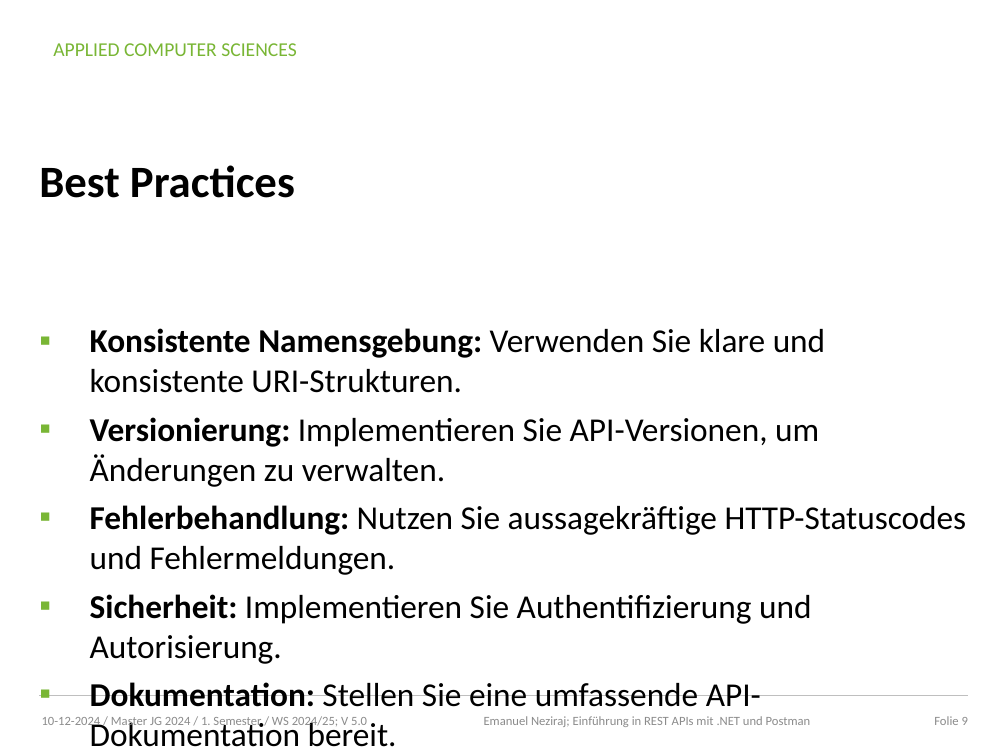
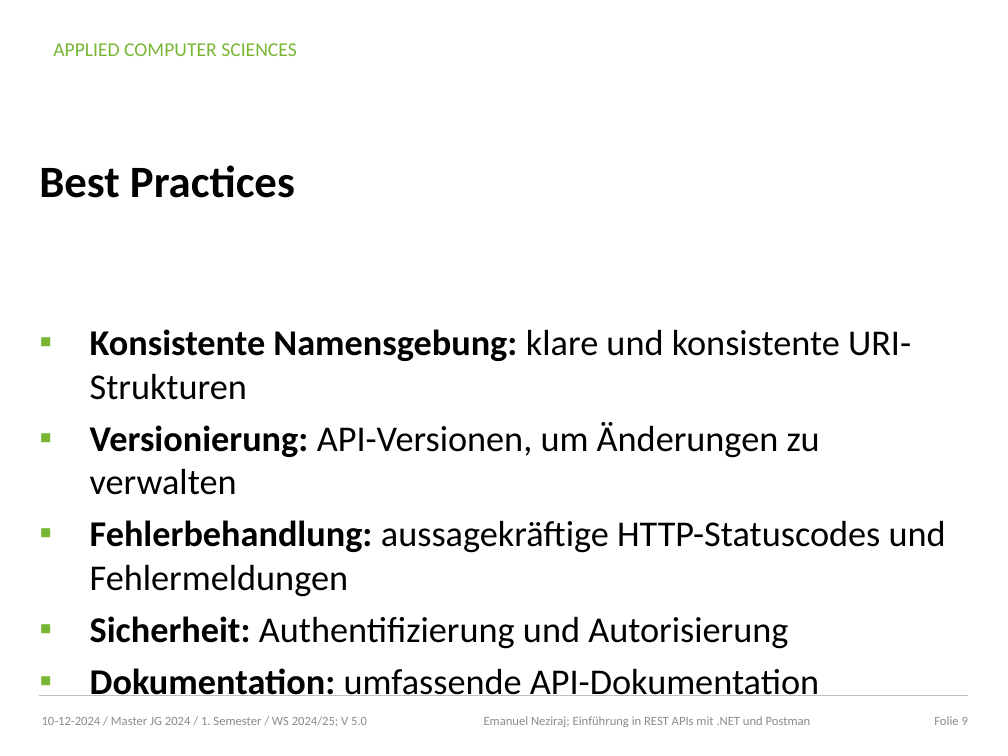
Before and after one commit to emanuelneziraj/techdemo-restapi, a slide deck: slide 9 of Präsentation-REST-API.pptx. Drawn at 1008x756 pixels with LibreOffice and Linux fonts; fonts in the diff are those of the drawing; background and template pictures are left out. Boxes give left, top, right and bottom in pixels: in the first picture for what was removed or moved away, otherwise in the second. Text is boxed around its words. In the diff, an @@ line names an element or a change of style, - is before the commit and + after.

```diff
--- a/Präsentation-REST-API.pptx
+++ b/Präsentation-REST-API.pptx
@@ text at <box>90,329,946,696</box>: text changed; size 23.8 to 25.9 pt @@
-▪ Konsistente Namensgebung: Verwenden Sie klare und konsistente URI-Strukturen.
-▪ Versionierung: Implementieren Sie API-Versionen, um Änderungen zu verwalten.
-▪ Fehlerbehandlung: Nutzen Sie aussagekräftige HTTP-Statuscodes und Fehlermeldungen.
-▪ Sicherheit: Implementieren Sie Authentifizierung und Autorisierung.
-▪ Dokumentation: Stellen Sie eine umfassende API-Dokumentation bereit.
+▪ Konsistente Namensgebung: klare und konsistente URI-Strukturen
+▪ Versionierung: API-Versionen, um Änderungen zu verwalten
+▪ Fehlerbehandlung: aussagekräftige HTTP-Statuscodes und Fehlermeldungen
+▪ Sicherheit: Authentifizierung und Autorisierung
+▪ Dokumentation: umfassende API-Dokumentation
```
Also in this commit, not shown: 5 other slides changed.
